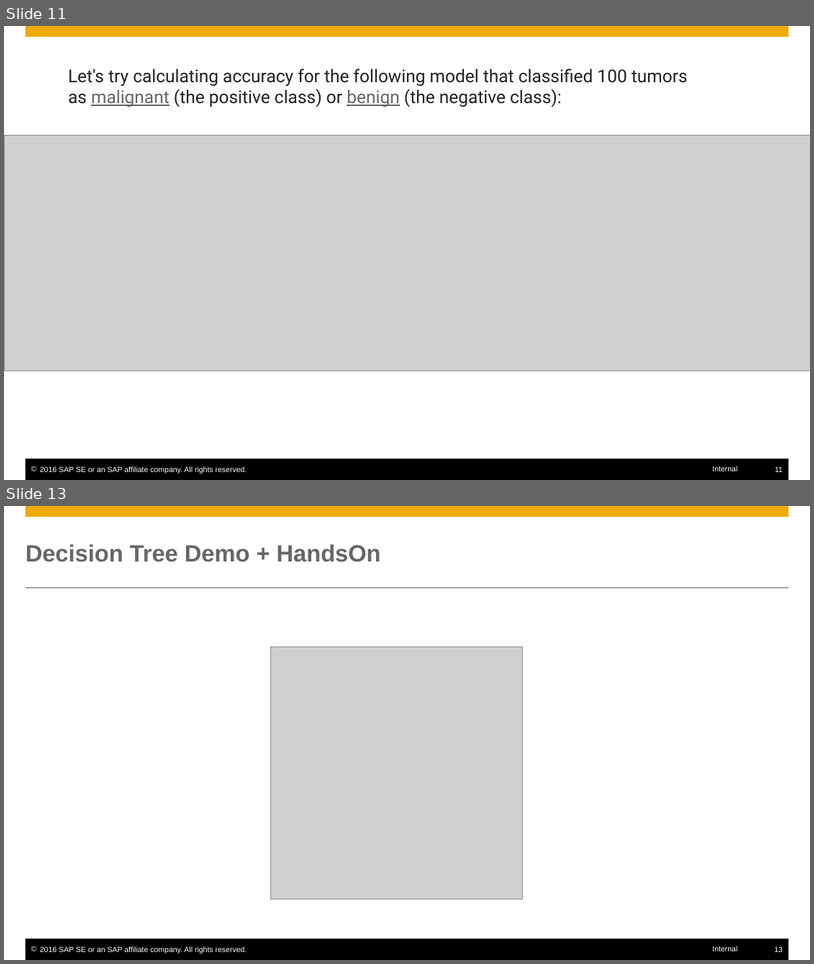
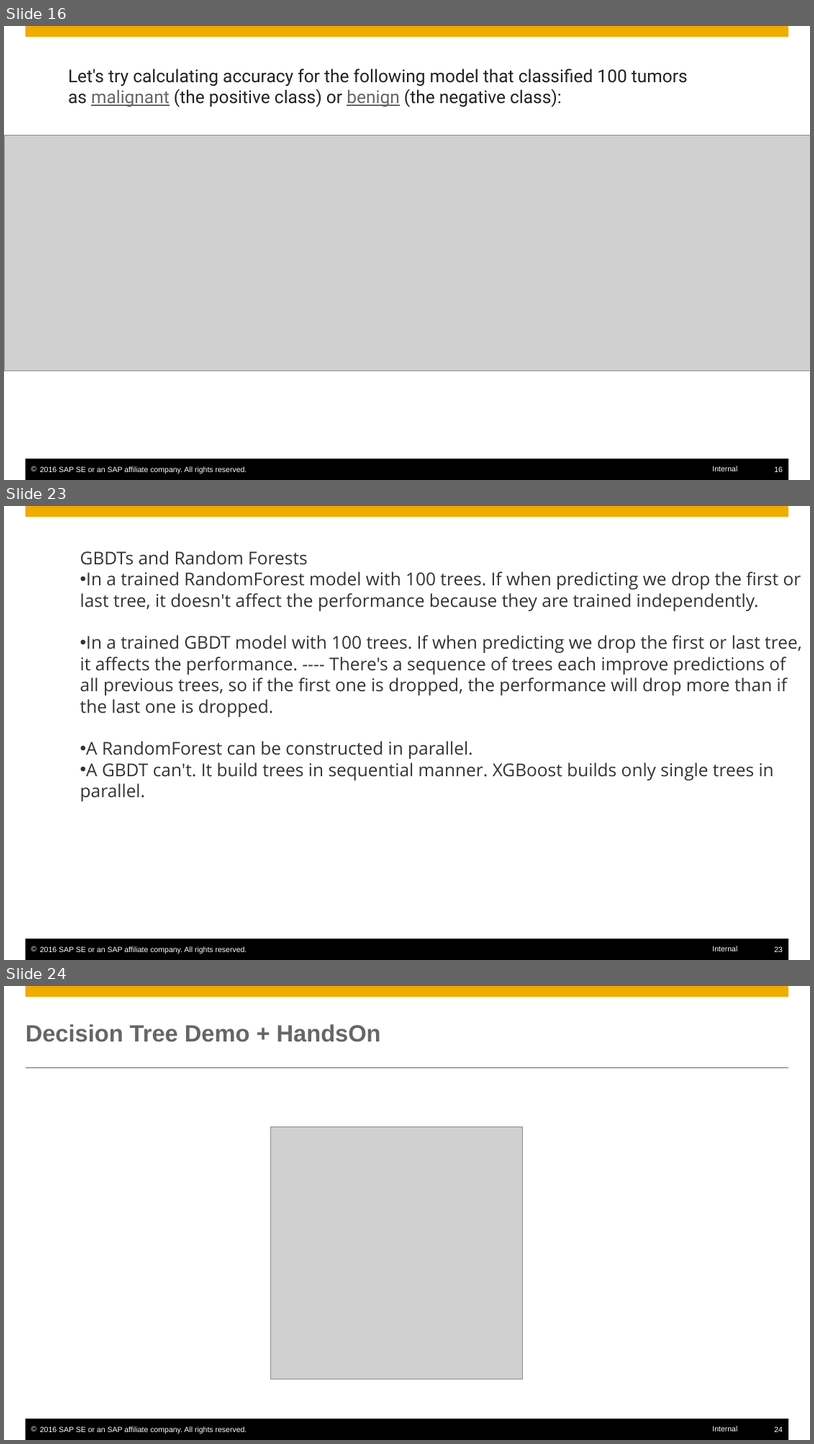
Before and after one commit to SherwinVarghese/Machine-Learning-TechknowSchool, a slide deck: modules/4. ML Algorithms/2. Classification/Classification_LR_DT.pptx. Shown one above the other, each under a label of ours: slides 11 and 13 before the commit, slides 16, 23 and 24 after it; the slides between them are not shown. The pictures are 814x964 and 814x1444 pixels, drawn with LibreOffice and Linux fonts; fonts in the diff are those of the drawing; grey boxes stand for pictures. Boxes give left, top, right and bottom in pixels: in the first picture for what was removed or moved away, otherwise in the second. Text is boxed around its words. In the diff, an @@ line names an element or a change of style, - is before the commit and + after.

```diff
--- a/modules/4. ML Algorithms/2. Classification/Classification_LR_DT.pptx
+++ b/modules/4. ML Algorithms/2. Classification/Classification_LR_DT.pptx
@@ slide 23 added at (4,506,810,960), background #FFFFFF; not listed: 6 template elements that a slide beside it also shows @@
@@ text added at (80,551,802,780), 21 pt, text #333333 @@
+GBDTs and Random Forests
+• In a trained RandomForest model with 100 trees. If when predicting we drop the first or last tree, it doesn't affect the performance because they are trained independently.
+• In a trained GBDT model with 100 trees. If when predicting we drop the first or last tree, it affects the performance. ---- There's a sequence of trees each improve predictions of all previous trees, so if the first one is dropped, the performance will drop more than if the last one is dropped.
+• A RandomForest can be constructed in parallel.
+• A GBDT can't. It build trees in sequential manner. XGBoost builds only single trees in parallel.
@@ what was slide 11 is now slide 16 @@
@@ page number at (774,466,783,472): text changed @@
-11
+16
@@ what was slide 13 is now slide 24 @@
@@ page number at (774,1426,783,1432): text changed @@
-13
+24
```
Also in this commit, not shown: 3 slides changed, 10 other slides added.
